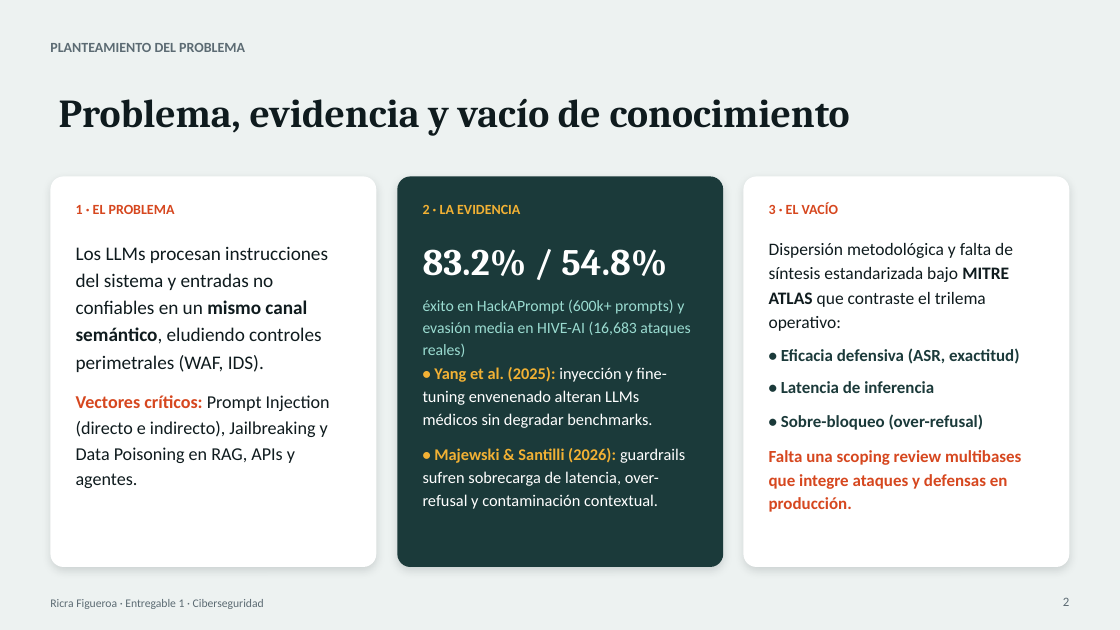
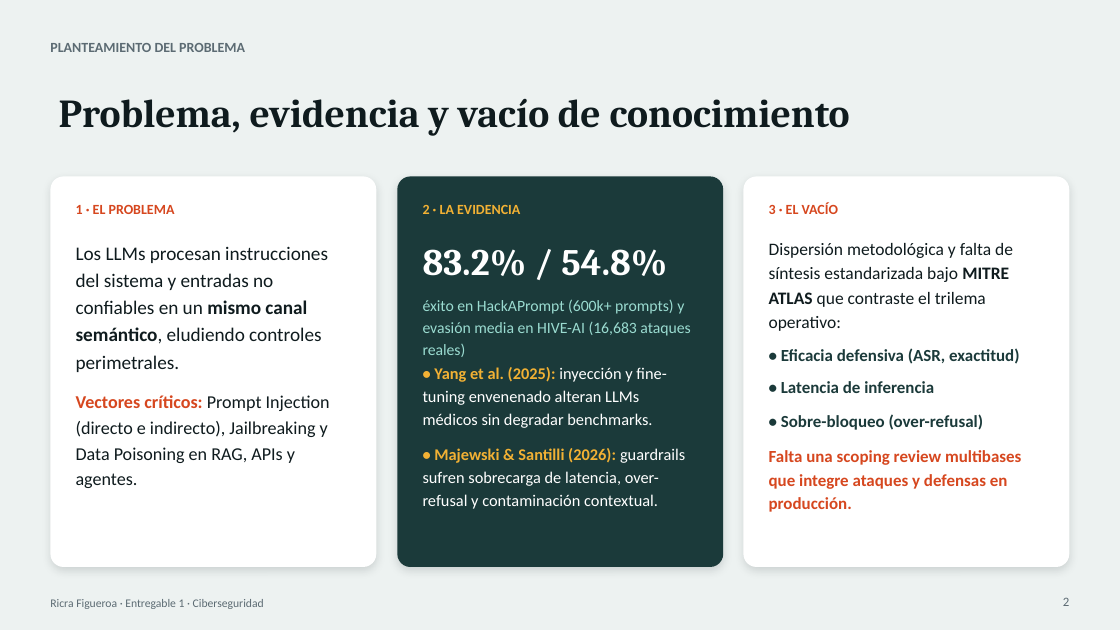
Before and after one commit to TeVerde29/trabajo-investigacion, a slide deck: slide 2 of Ricra_Figueroa_Pedro_Giovanni_Entregable1.pptx. Drawn at 1120x630 pixels with LibreOffice and Linux fonts; fonts in the diff are those of the drawing. Boxes give left, top, right and bottom in pixels: in the first picture for what was removed or moved away, otherwise in the second. Text is boxed around its words. In the diff, an @@ line names an element or a change of style, - is before the commit and + after.

```diff
--- a/Ricra_Figueroa_Pedro_Giovanni_Entregable1.pptx
+++ b/Ricra_Figueroa_Pedro_Giovanni_Entregable1.pptx
@@ text at (x1=76, y1=246, x2=328, y2=372): text changed @@
-Los LLMs procesan instrucciones del sistema y entradas no confiables en un mismo canal semántico, eludiendo controles perimetrales (WAF, IDS).
+Los LLMs procesan instrucciones del sistema y entradas no confiables en un mismo canal semántico, eludiendo controles perimetrales.
```
Also in this commit, not shown: 3 other slides changed.
